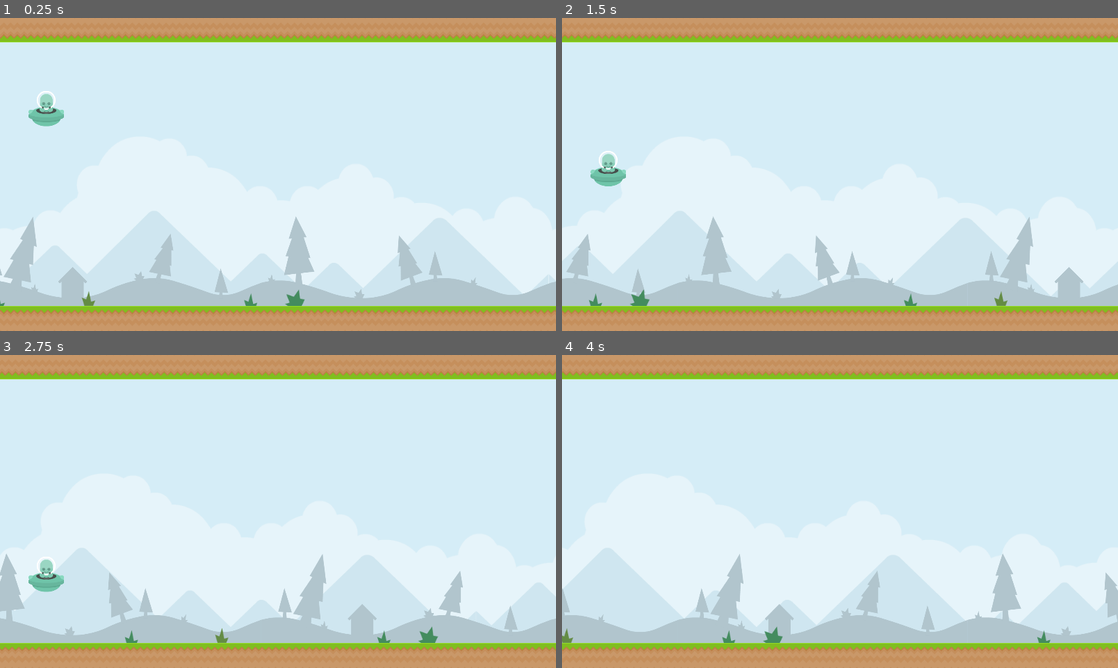
Above: before the commit, frames 1-4 (two rows, left to right).
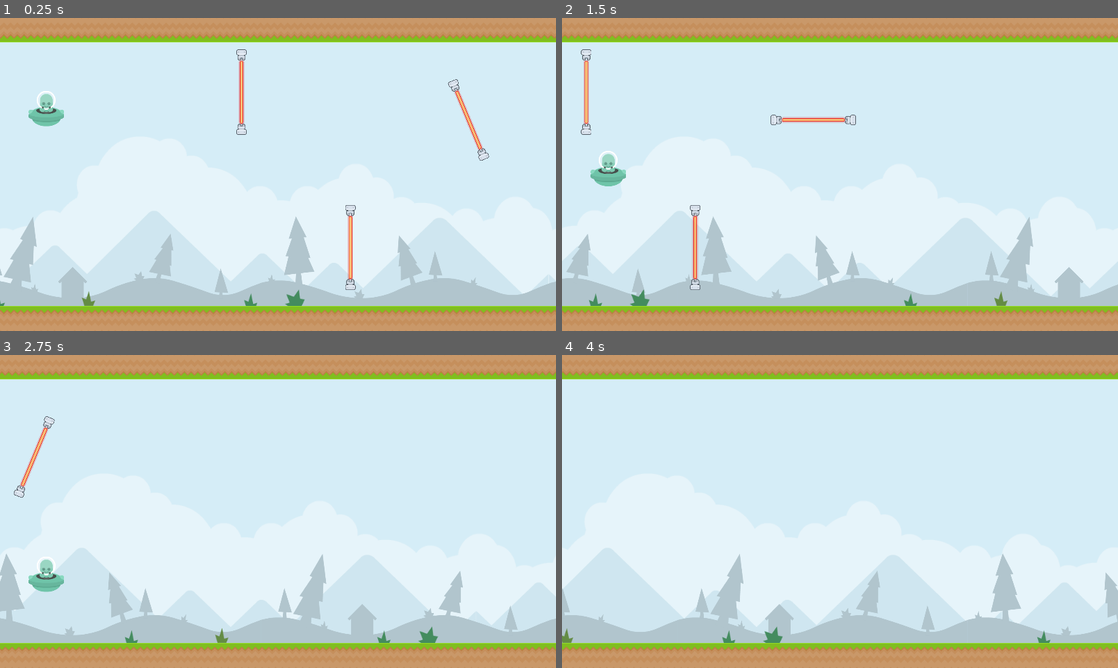
Above: after the commit, the same moments.

Repository: tumatihub/jetpack
Game: Godot game, scene res://levels/sandbox.tscn
Same seed, same stepped clock (60 frames per second), same inputs: the game is played once before the commit and once after it.
Inputs:
- Up to frame 1 (0.25 s): no input
- Up to frame 2 (1.5 s): hold Space (thrust) 0.53-1.28 s
- Up to frame 3 (2.75 s): hold Space (thrust) from 2.03 s (still down)
- Up to frame 4 (4 s): release Space (thrust) at 3.53 s

The runs differ from the first frame. In frame 1, 0.8% of the frame differs, in the area x 42-88%, y 10-87%; in frame 2, 0.8%, in the area x 3-53%, y 10-87%; in frame 3, 0.3%; in frame 4, nothing differs.

Commit message:
Laser barrier

Diff:
--- a/entities/player/player.gd
+++ b/entities/player/player.gd
@@ -14,6 +14,6 @@
 
 	global_position.y += _velocity * delta
 
-func _unhandled_input(event: InputEvent) -> void:
+func _unhandled_input(_event: InputEvent) -> void:
 	if Input.is_action_just_pressed("ui_cancel"):
 		get_tree().quit()
--- a/levels/sandbox.tscn
+++ b/levels/sandbox.tscn
@@ -1,7 +1,8 @@
-[gd_scene load_steps=3 format=3 uid="uid://no6gj2dgu5sl"]
+[gd_scene load_steps=4 format=3 uid="uid://no6gj2dgu5sl"]
 
 [ext_resource type="PackedScene" uid="uid://yiojagcmj4p1" path="res://entities/player/player.tscn" id="1_dbpqp"]
 [ext_resource type="PackedScene" uid="uid://cy64667b5qhnj" path="res://levels/bg.tscn" id="1_htlry"]
+[ext_resource type="PackedScene" uid="uid://dgpu724mm3tc4" path="res://obstacles/laser_barrier/laser_barrier.tscn" id="3_6ie7o"]
 
 [node name="Sandbox" type="Node2D"]
 
@@ -9,3 +10,16 @@
 
 [node name="Player" parent="." instance=ExtResource("1_dbpqp")]
 position = Vector2(160, 280)
+
+[node name="LaserBarrier" parent="." instance=ExtResource("3_6ie7o")]
+position = Vector2(984, 256)
+rotation = 1.57079
+
+[node name="LaserBarrier2" parent="." instance=ExtResource("3_6ie7o")]
+position = Vector2(1360, 792)
+rotation = 1.57079
+
+[node name="LaserBarrier3" parent="." instance=ExtResource("3_6ie7o")]
+position = Vector2(1768, 352)
+rotation = 0.785397
+_spin = true
--- /dev/null
+++ b/obstacles/laser_barrier/laser_barrier.gd
@@ -0,0 +1,17 @@
+class_name LaserBarrier
+extends Node2D
+
+@export var _speed: float = 600.0
+@export var _spin: bool = false
+@export var _rotation_speed: float = 90.0
+
+func _process(delta: float) -> void:
+	global_position += Vector2.LEFT * delta * _get_speed()
+	if _spin:
+		rotate(deg_to_rad(_rotation_speed) * delta)
+
+func _get_speed() -> float:
+	return _speed
+
+func _on_visible_on_screen_notifier_2d_screen_exited() -> void:
+	queue_free()
--- /dev/null
+++ b/obstacles/laser_barrier/laser_barrier.tscn
@@ -0,0 +1,66 @@
+[gd_scene load_steps=5 format=3 uid="uid://dgpu724mm3tc4"]
+
+[ext_resource type="Script" path="res://obstacles/laser_barrier/laser_barrier.gd" id="1_k5ts2"]
+[ext_resource type="Texture2D" uid="uid://d16iqxjsbff5v" path="res://obstacles/laser_barrier/art/laser_shooter.png" id="1_lxk36"]
+[ext_resource type="Texture2D" uid="uid://km0guf4lj1qd" path="res://obstacles/laser_barrier/art/laser.png" id="2_unrvl"]
+
+[sub_resource type="RectangleShape2D" id="RectangleShape2D_84j8n"]
+size = Vector2(288, 20)
+
+[node name="LaserBarrier" type="Node2D"]
+script = ExtResource("1_k5ts2")
+
+[node name="LeftShooter" type="Sprite2D" parent="."]
+position = Vector2(-128, 0)
+rotation = 1.5708
+texture = ExtResource("1_lxk36")
+
+[node name="RightShooter" type="Sprite2D" parent="."]
+position = Vector2(128, 0)
+rotation = -1.5708
+texture = ExtResource("1_lxk36")
+
+[node name="Beam2" type="Node2D" parent="."]
+modulate = Color(1, 0.687333, 0.33, 1)
+position = Vector2(-104, 0)
+
+[node name="Left" type="Sprite2D" parent="Beam2"]
+texture_repeat = 3
+rotation = -1.5708
+texture = ExtResource("2_unrvl")
+region_enabled = true
+region_rect = Rect2(0, 0, 20, 16)
+
+[node name="Center" type="Sprite2D" parent="Beam2"]
+texture_repeat = 3
+position = Vector2(56, 0)
+rotation = -1.5708
+texture = ExtResource("2_unrvl")
+region_enabled = true
+region_rect = Rect2(0, 16, 20, 96)
+
+[node name="Center2" type="Sprite2D" parent="Beam2"]
+texture_repeat = 3
+position = Vector2(152, 0)
+rotation = -1.5708
+texture = ExtResource("2_unrvl")
+region_enabled = true
+region_rect = Rect2(0, 16, 20, 96)
+
+[node name="Right" type="Sprite2D" parent="Beam2"]
+texture_repeat = 3
+position = Vector2(208, 0)
+rotation = -1.5708
+texture = ExtResource("2_unrvl")
+region_enabled = true
+region_rect = Rect2(0, 112, 20, 16)
+
+[node name="VisibleOnScreenNotifier2D" type="VisibleOnScreenNotifier2D" parent="."]
+scale = Vector2(14.4, 1.6)
+
+[node name="Area2D" type="Area2D" parent="."]
+
+[node name="CollisionShape2D" type="CollisionShape2D" parent="Area2D"]
+shape = SubResource("RectangleShape2D_84j8n")
+
+[connection signal="screen_exited" from="VisibleOnScreenNotifier2D" to="." method="_on_visible_on_screen_notifier_2d_screen_exited"]
Binary file added: obstacles/laser_barrier/art/laser.png
Not shown, added: obstacles/laser_barrier/art/laser.png.import
Binary file added: obstacles/laser_barrier/art/laser_shooter.png
Not shown, added: obstacles/laser_barrier/art/laser_shooter.png.import
